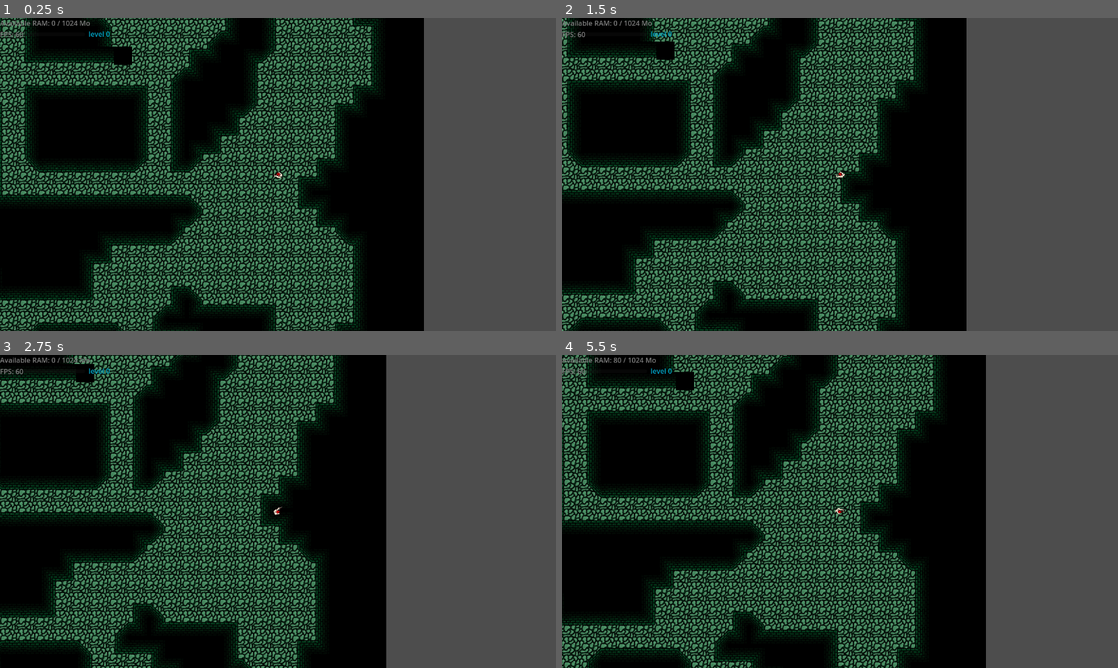
Above: before the commit, frames 1-4 (two rows, left to right).
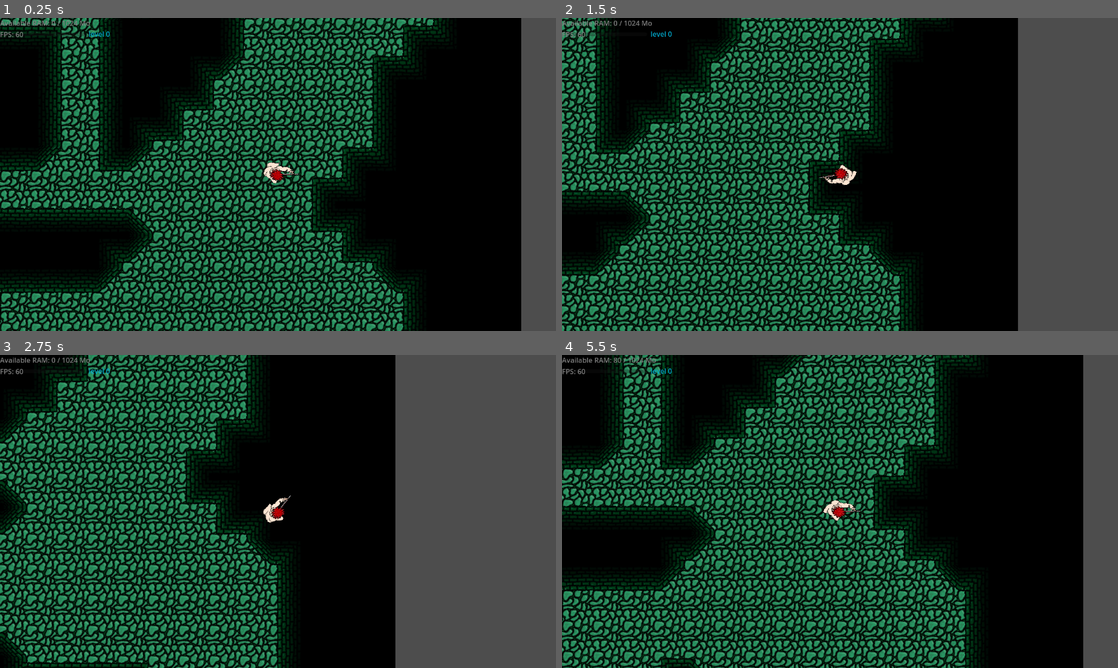
Above: after the commit, the same moments.

Repository: QKrempp/Saving-Private-RAM
Game: Godot game, scene res://Main.tscn
The game is run twice, just before and just after one commit, with the same random seed, the same clock (stepped at 60 frames per second) and the same inputs. Sound files missing from this copy of the repository are replaced by a short silence.
Inputs (mouse positions are in pixels of both pictures, inside the frame that each line leads up to):
- Up to frame 1 (0.25 s): no input
- Up to frame 2 (1.5 s): tap Enter at 0.5 s; move the mouse to (962, 158) at 0.52 s; hold Right (ui_right) 0.53-1.28 s; move the mouse to (728, 190) at 1.27 s; hold Down (ui_down) from 1.28 s (still down)
- Up to frame 3 (2.75 s): move the mouse to (333, 442) at 2.02 s; release Down (ui_down) at 2.03 s; hold Right (ui_right) from 2.03 s (still down)
- Up to frame 4 (5.5 s): move the mouse to (812, 574) at 2.77 s; release Right (ui_right) at 2.78 s; hold Up (ui_up) 2.78-3.53 s; move the mouse to (1006, 558) at 3.52 s; hold Left (ui_left) 3.53-5.03 s; move the mouse to (673, 464) at 4.27 s; move the mouse to (867, 511) at 5.02 s; hold Down (ui_down) from 5.03 s (still down)

The runs differ from the first frame. In frame 1, 63% of the frame differs, in the area x 0-94%, y 0-100%; in frame 2, 51%; in frame 3, 43%; in frame 4, 64%.

Commit message:
Update tile from 140x140 to 70x70

Diff:
--- a/Main.tscn
+++ b/Main.tscn
@@ -11,32 +11,49 @@
 [ext_resource type="AudioStream" uid="uid://d0cxcsryo5c05" path="res://Sound Assets/Music/bg_ambience_music.mp3" id="4_fos0i"]
 [ext_resource type="Script" uid="uid://60uwap74m22a" path="res://floor.gd" id="4_fpfj3"]
 [ext_resource type="Texture2D" uid="uid://b1l57wpd4107s" path="res://Art/Envrionment/Mur1Droit.png" id="4_j4qnp"]
+[ext_resource type="Texture2D" uid="uid://dh4vp8bdrhwqm" path="res://Art/Envrionment/Sol1_V2_70.png" id="4_kjvhd"]
+[ext_resource type="Texture2D" uid="uid://boxk6tw6hiu3c" path="res://Art/Envrionment/Sol1_V1_70.png" id="4_sc1dx"]
+[ext_resource type="Texture2D" uid="uid://ctysfe28632ch" path="res://Art/Envrionment/Sol1_V3_70.png" id="5_5tuhn"]
 [ext_resource type="Script" uid="uid://c1upjx4hiun8o" path="res://world.gd" id="5_20pc6"]
 [ext_resource type="Texture2D" uid="uid://s3blaf2nsn0q" path="res://Art/Envrionment/void.png" id="5_c6i3y"]
 [ext_resource type="Texture2D" uid="uid://be7l8rb5xb7jf" path="res://Art/Envrionment/Mur1PetitAngle.png" id="5_fpfj3"]
-[ext_resource type="Script" path="res://level.gd" id="5_lgr22"]
-[ext_resource type="Texture2D" uid="uid://chjt2vjjorqmj" path="res://Art/Envrionment/Sol1.png" id="6_sc1dx"]
+[ext_resource type="Script" uid="uid://cl2k87jeye8dw" path="res://level.gd" id="5_lgr22"]
 [ext_resource type="PackedScene" uid="uid://cofm2bjldku1x" path="res://LevelUpUi.tscn" id="8_trn2v"]
 [ext_resource type="AudioStream" uid="uid://xymbmmgm0a11" path="res://Sound Assets/Music/bg_loop.wav" id="12_c6i3y"]
+[ext_resource type="Texture2D" uid="uid://1fmw2quja0c0" path="res://Art/Envrionment/Mur1DoubleExtremite.png" id="12_5tuhn"]
 
-[sub_resource type="TileSetAtlasSource" id="TileSetAtlasSource_03owx"]
-texture = ExtResource("6_sc1dx")
-texture_region_size = Vector2i(140, 140)
+[sub_resource type="TileSetAtlasSource" id="TileSetAtlasSource_5tuhn"]
+texture = ExtResource("4_sc1dx")
+texture_region_size = Vector2i(70, 70)
+0:0/0 = 0
+0:0/0/z_index = -5
+
+[sub_resource type="TileSetAtlasSource" id="TileSetAtlasSource_2gh4u"]
+texture = ExtResource("4_kjvhd")
+texture_region_size = Vector2i(70, 70)
+0:0/0 = 0
+0:0/0/z_index = -5
+
+[sub_resource type="TileSetAtlasSource" id="TileSetAtlasSource_devvj"]
+texture = ExtResource("5_5tuhn")
+texture_region_size = Vector2i(70, 70)
 0:0/0 = 0
 0:0/0/z_index = -5
 
 [sub_resource type="TileSet" id="TileSet_c2ibq"]
-tile_size = Vector2i(140, 140)
-sources/0 = SubResource("TileSetAtlasSource_03owx")
+tile_size = Vector2i(70, 70)
+sources/0 = SubResource("TileSetAtlasSource_5tuhn")
+sources/1 = SubResource("TileSetAtlasSource_2gh4u")
+sources/2 = SubResource("TileSetAtlasSource_devvj")
 
 [sub_resource type="TileSetAtlasSource" id="TileSetAtlasSource_c2ibq"]
 texture = ExtResource("5_c6i3y")
-texture_region_size = Vector2i(140, 140)
+texture_region_size = Vector2i(70, 70)
 0:0/0 = 0
 
 [sub_resource type="TileSetAtlasSource" id="TileSetAtlasSource_j4qnp"]
 texture = ExtResource("4_j4qnp")
-texture_region_size = Vector2i(140, 140)
+texture_region_size = Vector2i(70, 70)
 0:0/next_alternative_id = 6
 0:0/0 = 0
 0:0/1 = 1
@@ -49,7 +66,7 @@
 
 [sub_resource type="TileSetAtlasSource" id="TileSetAtlasSource_fpfj3"]
 texture = ExtResource("2_c6i3y")
-texture_region_size = Vector2i(140, 140)
+texture_region_size = Vector2i(70, 70)
 0:0/next_alternative_id = 4
 0:0/0 = 0
 0:0/1 = 1
@@ -62,7 +79,7 @@
 
 [sub_resource type="TileSetAtlasSource" id="TileSetAtlasSource_sc1dx"]
 texture = ExtResource("3_c2ibq")
-texture_region_size = Vector2i(140, 140)
+texture_region_size = Vector2i(70, 70)
 0:0/next_alternative_id = 4
 0:0/0 = 0
 0:0/1 = 1
@@ -75,7 +92,7 @@
 
 [sub_resource type="TileSetAtlasSource" id="TileSetAtlasSource_kjvhd"]
 texture = ExtResource("5_fpfj3")
-texture_region_size = Vector2i(140, 140)
+texture_region_size = Vector2i(70, 70)
 0:0/next_alternative_id = 4
 0:0/0 = 0
 0:0/1 = 1
@@ -86,13 +103,27 @@
 0:0/3/flip_h = true
 0:0/3/flip_v = true
 
+[sub_resource type="TileSetAtlasSource" id="TileSetAtlasSource_3b0ty"]
+texture = ExtResource("12_5tuhn")
+texture_region_size = Vector2i(70, 70)
+0:0/next_alternative_id = 4
+0:0/0 = 0
+0:0/1 = 1
+0:0/1/flip_v = true
+0:0/2 = 2
+0:0/2/transpose = true
+0:0/3 = 3
+0:0/3/flip_h = true
+0:0/3/transpose = true
+
 [sub_resource type="TileSet" id="TileSet_bg4s2"]
-tile_size = Vector2i(140, 140)
+tile_size = Vector2i(70, 70)
 sources/1 = SubResource("TileSetAtlasSource_j4qnp")
 sources/0 = SubResource("TileSetAtlasSource_c2ibq")
 sources/2 = SubResource("TileSetAtlasSource_fpfj3")
 sources/3 = SubResource("TileSetAtlasSource_sc1dx")
 sources/4 = SubResource("TileSetAtlasSource_kjvhd")
+sources/5 = SubResource("TileSetAtlasSource_3b0ty")
 
 [sub_resource type="StyleBoxFlat" id="StyleBoxFlat_3dxm6"]
 bg_color = Color(4.33177e-06, 0.667755, 0.803827, 1)
@@ -115,7 +146,6 @@
 position = Vector2(161, 89)
 
 [node name="Camera2D" type="Camera2D" parent="MainCharacter"]
-zoom = Vector2(0.3, 0.3)
 
 [node name="Overlay" type="CanvasLayer" parent="."]
 
--- a/grid_manager.gd
+++ b/grid_manager.gd
@@ -12,7 +12,7 @@
 var player_pos_grid = Vector2i.ZERO
 var player_pixel_pos = Vector2i.ZERO
 
-const TILE_SIZE := 140
+const TILE_SIZE := 70
 
 var grid: Array = []  # grid[y][x] = 0 (vide) ou 1 (mur)
 var rooms: Array = []
--- a/world.gd
+++ b/world.gd
@@ -8,6 +8,38 @@
 const RIGHT := 1
 const LEFT := 0
 const VOID := -1
+
+enum VOISINS {
+	HAUT	   = 1 << 0,  # 1
+	HAUT_DROITE = 1 << 1, # 2
+	DROITE	 = 1 << 2, # 4
+	BAS_DROITE  = 1 << 3, # 8
+	BAS		= 1 << 4,  # 16
+	BAS_GAUCHE  = 1 << 5, # 32
+	GAUCHE	 = 1 << 6, # 64
+	HAUT_GAUCHE = 1 << 7, # 128
+}
+
+func calculer_masque_voisins(x: int, y: int, grille: Array) -> int:
+	var masque = 0
+	# Vérifie chaque voisin et met à jour le masque
+	if x > 0 and grille[y][x-1] == 0:  # Gauche
+		masque |= VOISINS.GAUCHE
+	if x > 0 and y > 0 and grille[y-1][x-1] == 0:  # Haut-Gauche
+		masque |= VOISINS.HAUT_GAUCHE
+	if y > 0 and grille[y-1][x]:  # Haut
+		masque |= VOISINS.HAUT
+	if x < grille[0].size() - 1 and y > 0 and grille[y-1][x+1]:  # Haut-Droite
+		masque |= VOISINS.HAUT_DROITE
+	if x < grille[0].size() - 1 and grille[y][x+1]:  # Droite
+		masque |= VOISINS.DROITE
+	if x < grille[0].size() - 1 and y < grille.size() - 1 and grille[y+1][x+1]:  # Bas-Droite
+		masque |= VOISINS.BAS_DROITE
+	if y < grille.size() - 1 and grille[y+1][x]:  # Bas
+		masque |= VOISINS.BAS
+	if x > 0 and y < grille.size() - 1 and grille[y+1][x-1]:  # Bas-Gauche
+		masque |= VOISINS.BAS_GAUCHE
+	return masque
 
 
 func render(grid: Array, x: int, y: int):
@@ -28,6 +60,7 @@
 	var top_left := 1
 	var bottom_right := 1
 	var bottom_left := 1
+	print(calculer_masque_voisins(x, y, grid))
 	if y > 0:
 		top = grid[y-1][x]
 		if x > 0:
@@ -45,19 +78,19 @@
 	if x < grid[0].size()-1:
 		right = grid[y][x+1]
 	var total = top + bottom + left + right
+	var total_diag = top_left + top_right + bottom_left + bottom_right
 	if total == 4:
+		res.x=4
 		if top_left == 0:
-			res.x=4
 			res.y=0
 		elif top_right == 0:
-			res.x=4
 			res.y=1
 		elif bottom_right == 0:
-			res.x=4
 			res.y=3
 		elif bottom_left == 0:
-			res.x=4
 			res.y=2
+		else:
+			res.x=0
 		return res
 	if total == 3: #simple walls
 		res.x=1
@@ -79,4 +112,14 @@
 			res.y = 3
 		elif bottom == 0 and left == 0:
 			res.y=2
+	elif total == 1:
+		res.x=5
+		if top == 1:
+			res.y=1
+		elif bottom == 1:
+			res.y=0
+		elif left == 1:
+			res.y=3
+		elif right == 1:
+			res.y=2
 	return res
Binary file changed: Art/Envrionment/Mur1Angle.png
Binary file changed: Art/Envrionment/Mur1AngleOblique.png
Binary file added: Art/Envrionment/Mur1Double.png
Not shown, added: Art/Envrionment/Mur1Double.png.import
Binary file added: Art/Envrionment/Mur1DoubleExtremite.png
Not shown, added: Art/Envrionment/Mur1DoubleExtremite.png.import
Binary file changed: Art/Envrionment/Mur1Droit.png
Binary file changed: Art/Envrionment/Mur1PetitAngle.png
Binary file added: Art/Envrionment/Mur1PetitAngleDouble.png
Not shown, added: Art/Envrionment/Mur1PetitAngleDouble.png.import
Binary file added: Art/Envrionment/Sol1_V1_70.png
Not shown, added: Art/Envrionment/Sol1_V1_70.png.import
(and 6 more such lines)
